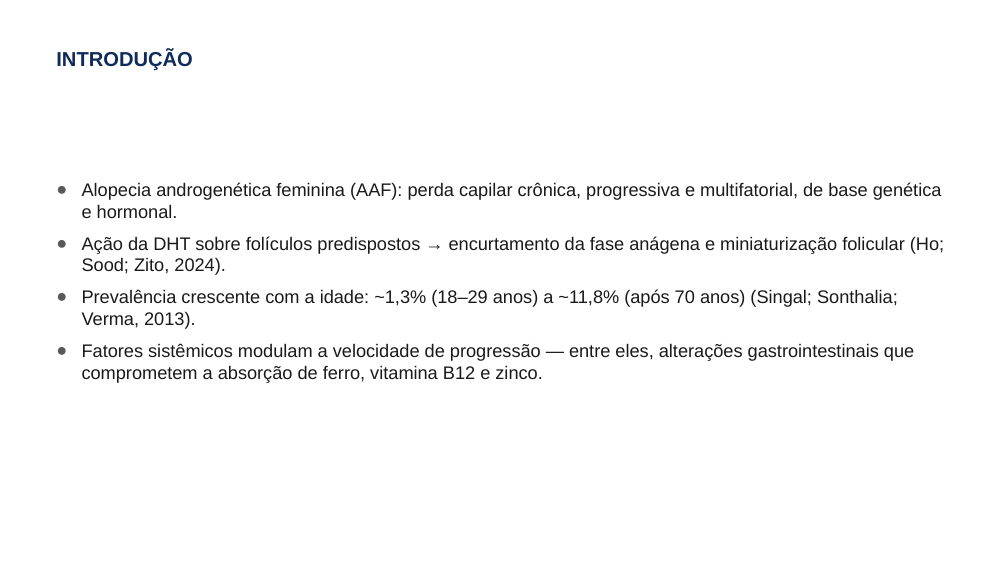
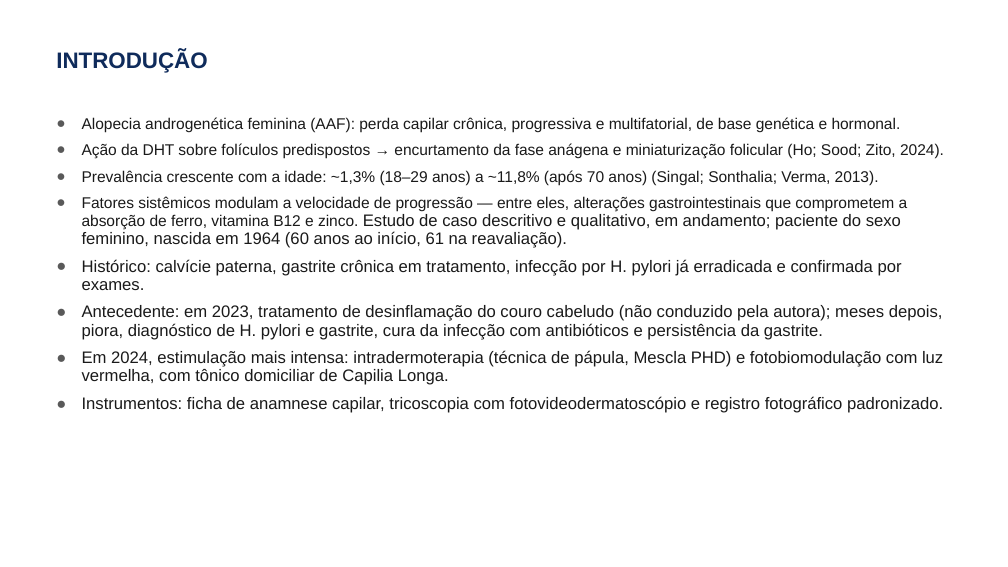
Before and after one commit to elson-vinicius-lopes/uniplac, a slide deck: slide 2 of resultados finais/mostra-cientifica-2026/Mostra-Cientifica-2026-Apresentacao-AAF-H-pylori.pptx. Drawn at 1008x567 pixels with LibreOffice and Linux fonts; fonts in the diff are those of the drawing; background and template pictures are left out. Boxes give left, top, right and bottom in pixels: in the first picture for what was removed or moved away, otherwise in the second. Text is boxed around its words. In the diff, an @@ line names an element or a change of style, - is before the commit and + after.

```diff
--- a/resultados finais/mostra-cientifica-2026/Mostra-Cientifica-2026-Apresentacao-AAF-H-pylori.pptx
+++ b/resultados finais/mostra-cientifica-2026/Mostra-Cientifica-2026-Apresentacao-AAF-H-pylori.pptx
@@ title "INTRODUÇÃO" at [56, 51, 207, 73]: size 14.4 to 16 pt @@
@@ text "Alopecia androgenética feminina (AAF): perda ...": place and size @@
-text "Alopecia androgenética feminina (AAF): perda ..." at [82, 182, 944, 383]
+text "Alopecia androgenética feminina (AAF): perda ..." at [82, 117, 944, 413]
@@ text at [82, 117, 944, 185]: size 13 to 11.1 pt in "Alopecia androgenética feminina (AAF): perda capilar crônica ...", "Ação da DHT sobre folículos predispostos → ...", "Prevalência crescente com a idade: ~1,3% (18–29 ..."; line spacing 1 to 0.9 @@
@@ text at [82, 196, 943, 413]: text changed; size 13 to 11.9 pt @@
-● Fatores sistêmicos modulam a velocidade de progressão — entre eles, alterações gastrointestinais que comprometem a absorção de ferro, vitamina B12 e zinco.
+● Fatores sistêmicos modulam a velocidade de progressão — entre eles, alterações gastrointestinais que comprometem a absorção de ferro, vitamina B12 e zinco. Estudo de caso descritivo e qualitativo, em andamento; paciente do sexo feminino, nascida em 1964 (60 anos ao início, 61 na reavaliação).
+● Histórico: calvície paterna, gastrite crônica em tratamento, infecção por H. pylori já erradicada e confirmada por exames.
+● Antecedente: em 2023, tratamento de desinflamação do couro cabeludo (não conduzido pela autora); meses depois, piora, diagnóstico de H. pylori e gastrite, cura da infecção com antibióticos e persistência da gastrite.
+● Em 2024, estimulação mais intensa: intradermoterapia (técnica de pápula, Mescla PHD) e fotobiomodulação com luz vermelha, com tônico domiciliar de Capilia Longa.
+● Instrumentos: ficha de anamnese capilar, tricoscopia com fotovideodermatoscópio e registro fotográfico padronizado.
```
Also in this commit, not shown: 7 other slides changed, 1 slide added, 2 slides removed, 27 other files.
